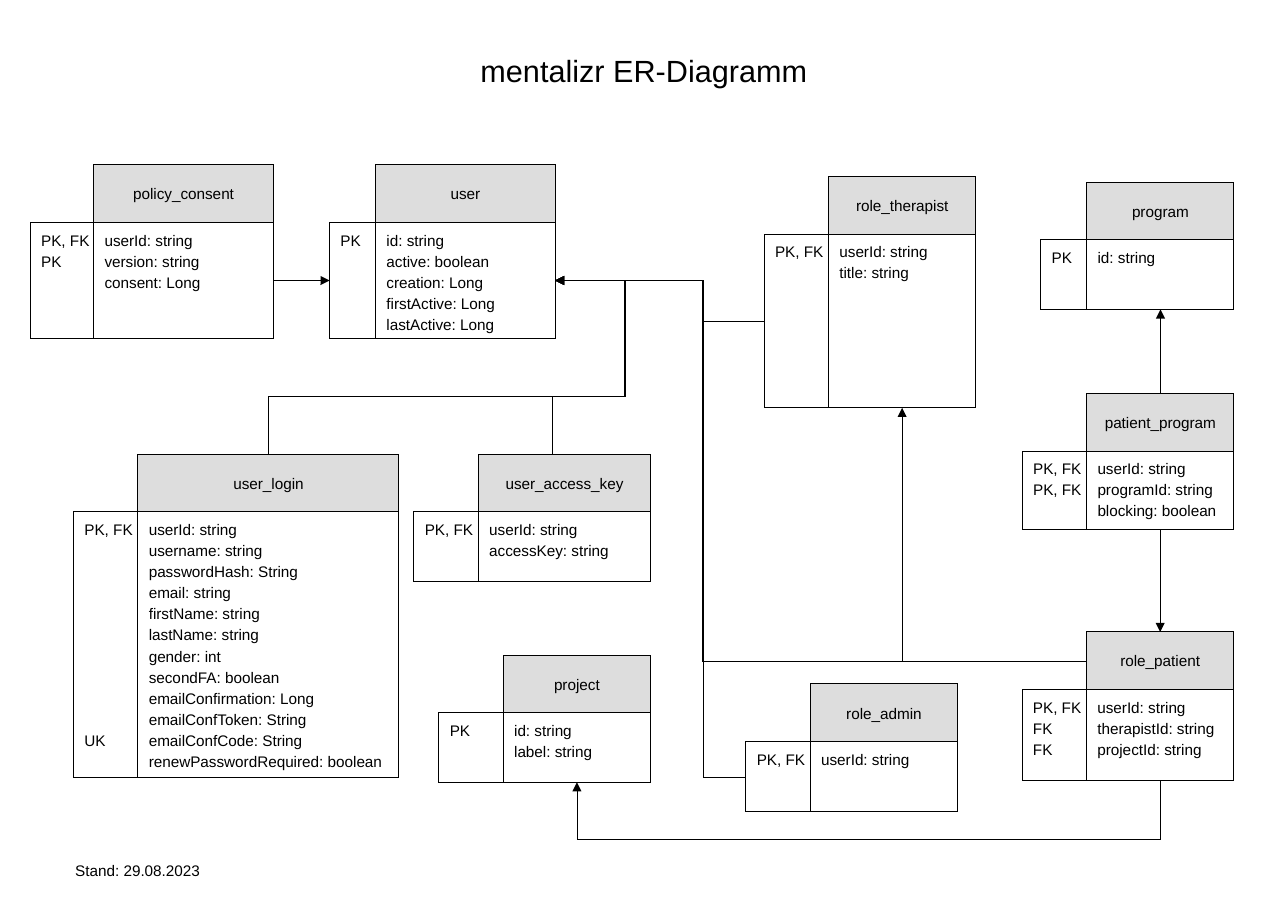
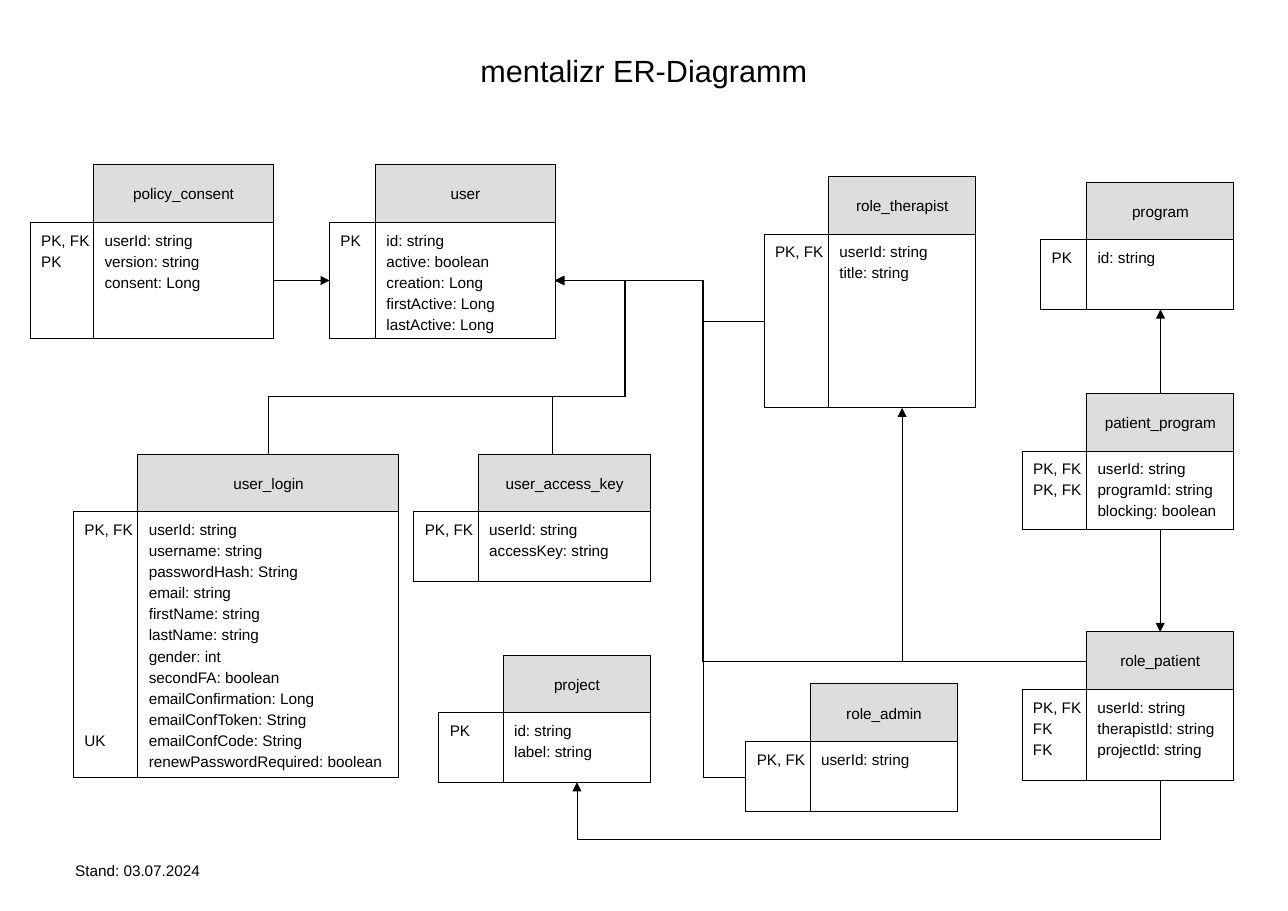
Before and after one commit to mentalizr/m7r-persistence-rdbms, a slide deck: slide 1 of doc/mentalizr-erd.odp. Drawn at 1288x911 pixels with LibreOffice and Linux fonts; fonts in the diff are those of the drawing. Boxes give left, top, right and bottom in pixels: in the first picture for what was removed or moved away, otherwise in the second. Text is boxed around its words. In the diff, an @@ line names an element or a change of style, - is before the commit and + after.

Commit message:
update er-diagram

```diff
--- a/doc/mentalizr-erd.odp
+++ b/doc/mentalizr-erd.odp
@@ text at <box>75,865,200,876</box>: text changed @@
-Stand: 29.08.2023
+Stand: 03.07.2024
```
